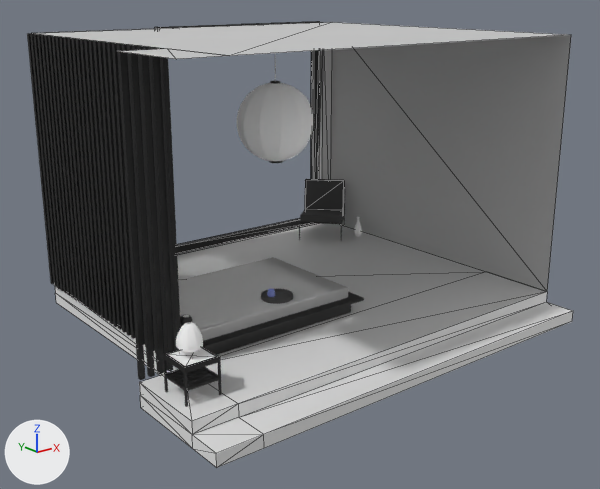
Before and after pictures for a commit that changed the glTF model docs/bedroom.glb.
One viewpoint serves both versions: a camera (50 mm lens) standing at (-4.6, -7.62, 4.53) and looking at (1.08, -0.52, 1.69). Every picture has the same lights, and +X, +Y and +Z are marked at lower left. Mesh edges are drawn as thin lines on the coarser meshes. Where no turn or scale is listed for an object, it has been applied to the vertices.

Objects in the first picture: 'AkariShade', 'BedFrame', 'BedMat', 'Cube', 'Cube.001', 'Cube.005', 'KikiSofaBack', 'PendantShade', 'TableFrame', 'WallFrame'.
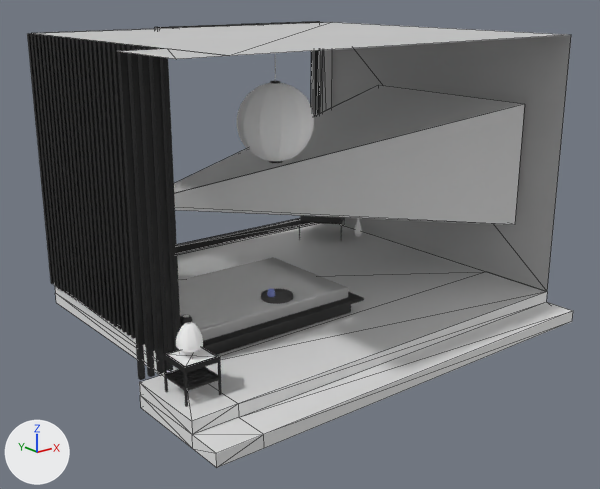
The change, as a list of edits to the scene's bpy script:
```text
Add me_plane:
    me_plane.from_pydata([(0.0, -1.5, 0.72), (0.0, -1.5, -0.72), (0.0, 0.92, 0.72), (0.0, 0.92, -0.72), (-3.69, 1.2, -0.47), (-3.67, 1.24, -0.47), (-3.69, 1.2, -0.43), (-3.67, 1.24, -0.43)], [], [(4, 5, 7), (4, 7, 6), (0, 2, 7), (0, 7, 6), (1, 0, 6), (1, 6, 4), (2, 3, 5), (2, 5, 7), (3, 1, 4), (3, 4, 5)])
Add ob_hologrambeam:
    ob_hologrambeam = bpy.data.objects.new('HologramBeam', me_plane)
    ob_hologrambeam.location = (3.46, -0.19, 2.48)
```

Boxes [x1, y1, x2, y2] around the edits, measured in the pictures (600 x 489 px):
'HologramBeam', added
    after: [174, 85, 524, 225]
'KikiSofaBack', unchanged, covered by the edit
    before: [305, 179, 344, 216]
